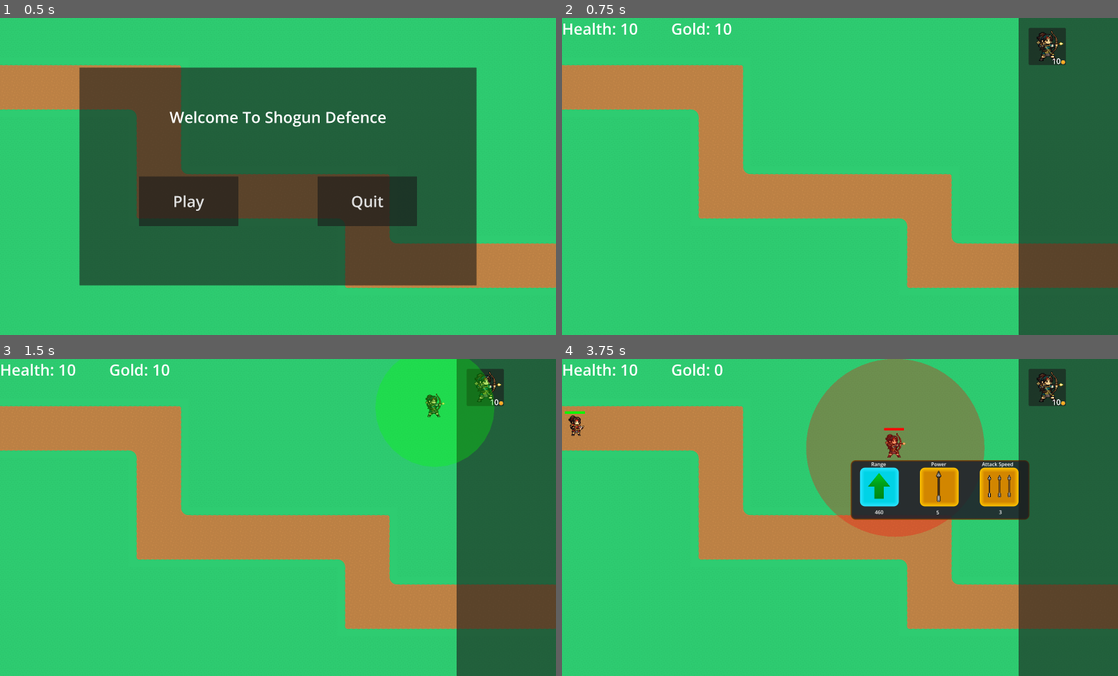
Above: before the commit, frames 1-4 (two rows, left to right).
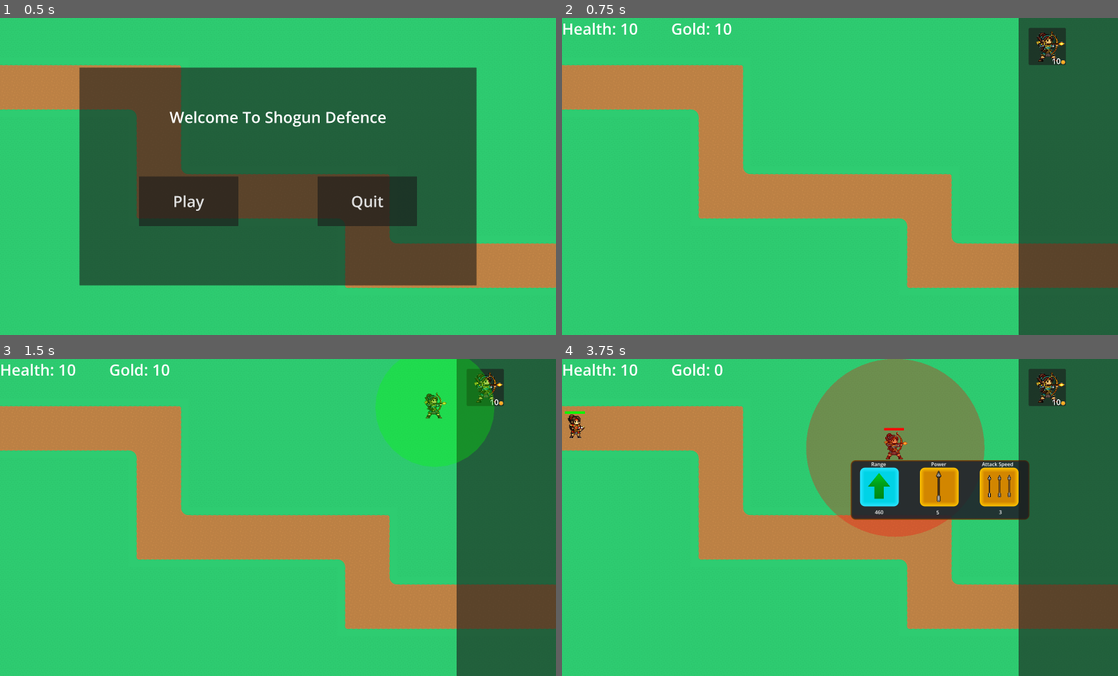
Above: after the commit, the same moments.

Repository: tt23aaz/Shogun-Defence
Game: Godot game, scene res://main_menu.tscn
The game is run twice, just before and just after one commit, with the same random seed, the same clock (stepped at 60 frames per second) and the same inputs.
Inputs (mouse positions are in pixels of both pictures, inside the frame that each line leads up to):
- Up to frame 1 (0.5 s): no input
- Up to frame 2 (0.75 s): click "Play" at 0.5 s
- Up to frame 3 (1.5 s): tap Enter at 1.25 s; drag from (483, 387) to (333, 447) at 1.27 s
- Up to frame 4 (3.75 s): drag from (895, 447) to (812, 580) at 2.02 s; click "400" at 2.75 s; click "430" at 3.5 s

Frame 1 is identical in both runs. In frame 2, 0.2% of the frame differs, in the area x 85-91%, y 3-14%; in frame 3, 0.3%; in frame 4, 0.5%, in the area x 1-91%, y 3-32%.

Commit message:
Added new sprites and edited some sprites in paint.net

Diff:
--- a/Towers/tower_archer.tscn
+++ b/Towers/tower_archer.tscn
@@ -121,7 +121,7 @@
 
 [node name="ArcherSprite" type="Sprite2D" parent="." unique_id=485131966]
 position = Vector2(0, 5.684342e-14)
-scale = Vector2(0.25, 0.27)
+scale = Vector2(0.27, 0.292)
 texture = ExtResource("2_eie8v")
 
 [node name="Tower" type="Area2D" parent="." unique_id=1284052091]
--- a/mobs/enemy_archer.tscn
+++ b/mobs/enemy_archer.tscn
@@ -11,7 +11,7 @@
 bg_color = Color(0, 1, 0, 1)
 
 [sub_resource type="CircleShape2D" id="CircleShape2D_m0syk"]
-radius = 11.153637
+radius = 12.443171
 
 [node name="EnemyArcher" type="CharacterBody2D" unique_id=1254133813]
 script = ExtResource("1_m0syk")
@@ -28,7 +28,7 @@
 script = ExtResource("2_3qas7")
 
 [node name="D07a83876e034c3d9944F1e9e2Ffe3b3" type="Sprite2D" parent="." unique_id=1292272190]
-scale = Vector2(0.21, 0.214)
+scale = Vector2(0.25, 0.255)
 texture = ExtResource("1_g0cnb")
 
 [node name="CollisionShape2D" type="CollisionShape2D" parent="." unique_id=506082148]
Binary file added: Tilesheet/EnemySamurai.png
Not shown, added: Tilesheet/EnemySamurai.png.import
Binary file changed: Tilesheet/ally.png
Binary file changed: Tilesheet/enemy.png
Binary file added: Tilesheet/monk.png
Not shown, added: Tilesheet/monk.png.import
Binary file added: Tilesheet/samurai.png
Not shown, added: Tilesheet/samurai.png.import
